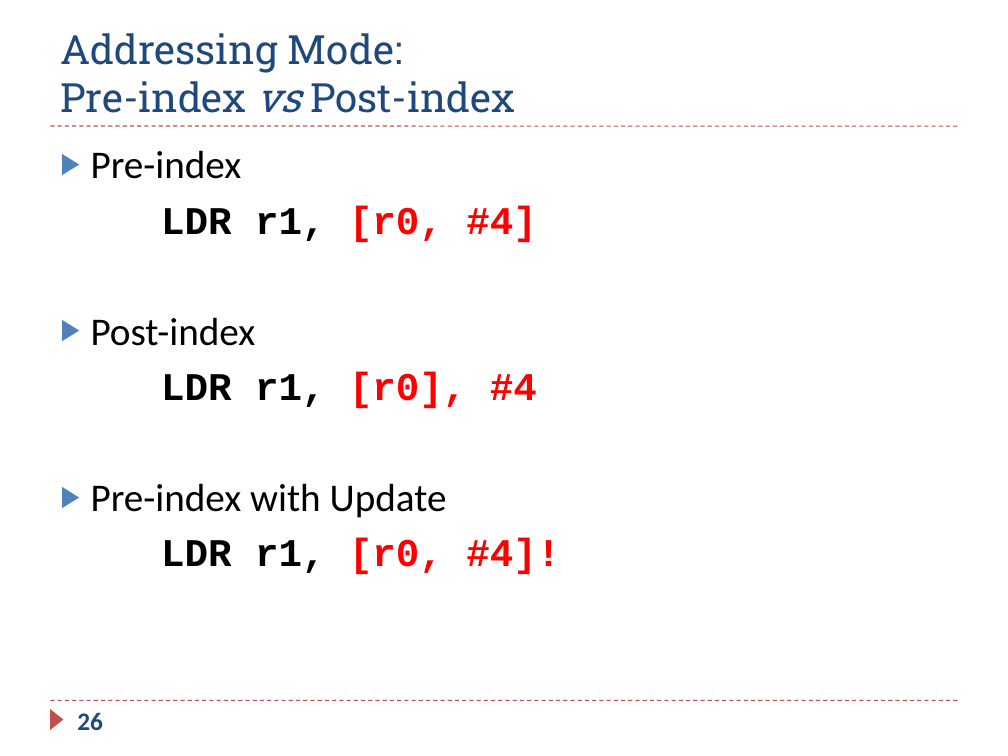
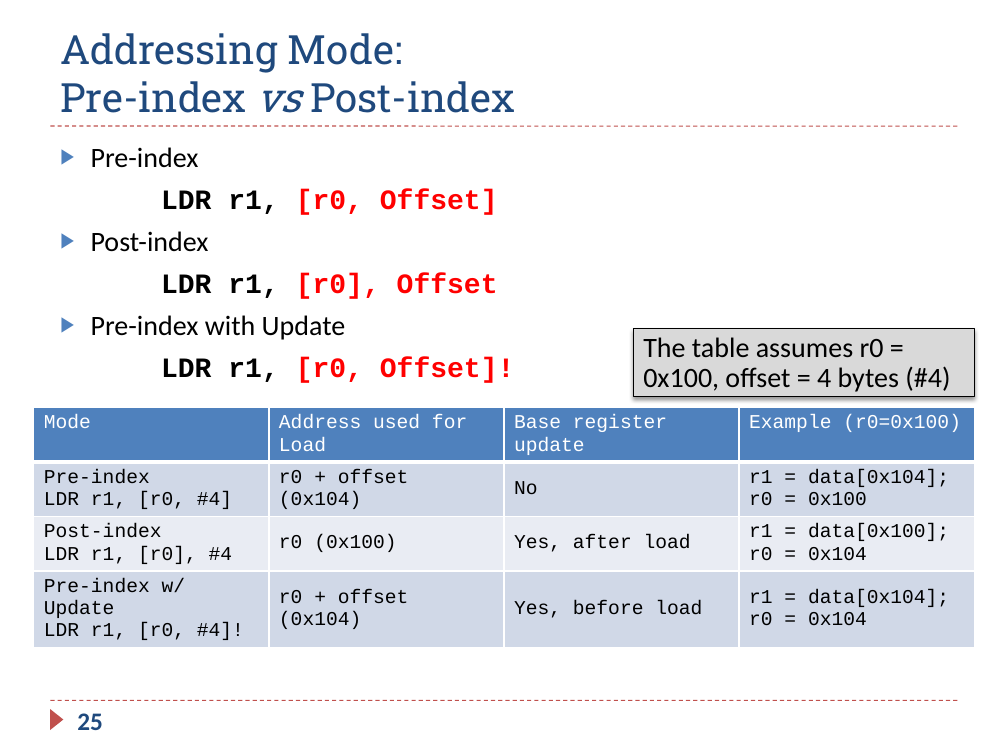
Before and after one commit to guhofstra/CSC111Fa25, a slide deck: slide 25 of PPTs/Ch5 ARM Load Store.pptx (slide 26 before the commit). Drawn at 1008x756 pixels with LibreOffice and Linux fonts; fonts in the diff are those of the drawing. Boxes give left, top, right and bottom in pixels: in the first picture for what was removed or moved away, otherwise in the second. Text is boxed around its words. In the diff, an @@ line names an element or a change of style, - is before the commit and + after.

```diff
--- a/PPTs/Ch5 ARM Load Store.pptx
+++ b/PPTs/Ch5 ARM Load Store.pptx
@@ text at [91, 147, 346, 340]: size 28 to 20 pt in "Pre-index", "Post-index", "Pre-index with Update" @@
@@ text at [161, 189, 498, 215]: text changed; size 28 to 20 pt @@
-LDR r1, [r0, #4]
+LDR r1, [r0, Offset]
@@ text at [161, 273, 498, 299]: text changed; size 28 to 20 pt @@
-LDR r1, [r0], #4
+LDR r1, [r0], Offset
@@ rectangle added at [633, 329, 974, 396], fill #D9D9D9, outline #000000 0.75 pt, 20 pt, text #000000 @@
+The table assumes r0 = 0x100, offset = 4 bytes (#4)
@@ text at [161, 357, 515, 383]: text changed; size 28 to 20 pt @@
-LDR r1, [r0, #4]!
+LDR r1, [r0, Offset]!
@@ table added at [34, 407, 974, 689], 4 rows, 4 columns @@
+Mode | Address used for Load | Base register update | Example (r0=0x100)
+Pre-index / LDR r1, [r0, #4] | r0 + offset (0x104) | No | r1 = data[0x104]; / r0 = 0x100
+Post-index / LDR r1, [r0], #4 | r0 (0x100) | Yes, after load | r1 = data[0x100]; / r0 = 0x104
+Pre-index w/ Update / LDR r1, [r0, #4]! | r0 + offset (0x104) | Yes, before load | r1 = data[0x104]; / r0 = 0x104
@@ page number at [77, 713, 103, 730]: text changed @@
-26
+25
```
Also in this commit, not shown: 17 other slides changed, 5 slides removed, 12 other files.
